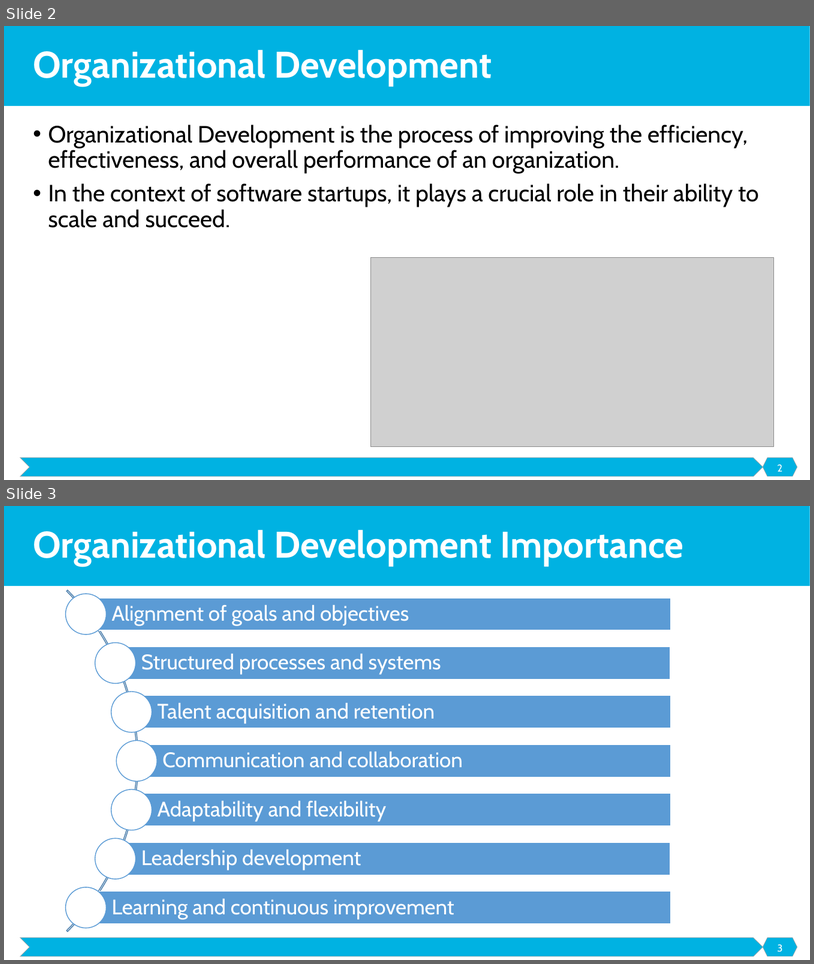
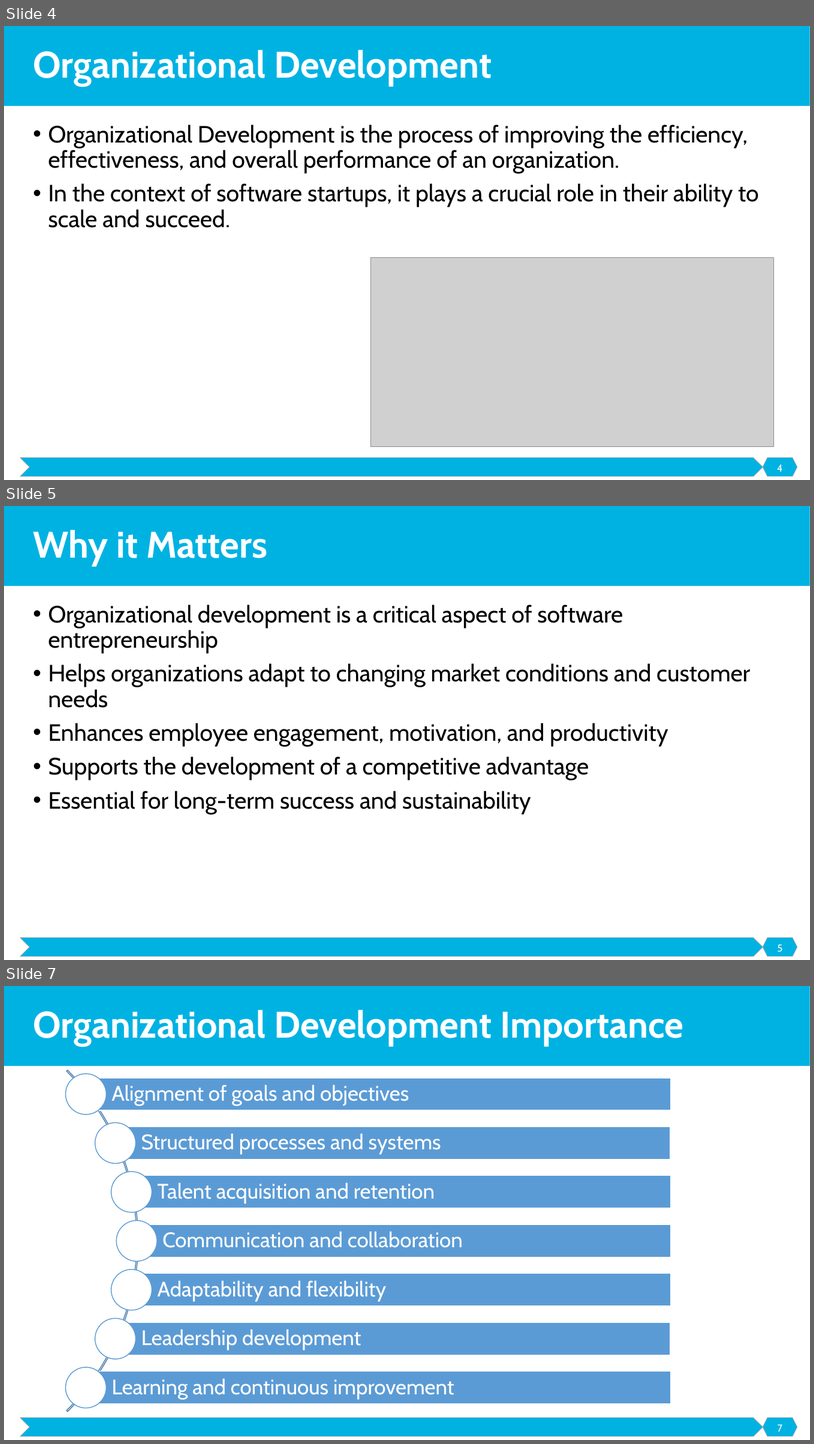
Before and after one commit to malenezi/malenezi, a slide deck: SE495/Lectures/7-Organizational Development/Organizational Development.pptx. Shown one above the other, each under a label of ours: slides 2 and 3 before the commit, slides 4, 5 and 7 after it; the slides between them are not shown. The pictures are 814x964 and 814x1444 pixels, drawn with LibreOffice and Linux fonts; fonts in the diff are those of the drawing; grey boxes stand for pictures. Boxes give left, top, right and bottom in pixels: in the first picture for what was removed or moved away, otherwise in the second. Text is boxed around its words. In the diff, an @@ line names an element or a change of style, - is before the commit and + after.

```diff
--- a/SE495/Lectures/7-Organizational Development/Organizational Development.pptx
+++ b/SE495/Lectures/7-Organizational Development/Organizational Development.pptx
@@ slide 5 added at [4, 506, 810, 960], background #FFFFFF; not listed: 3 template elements that a slide beside it also shows @@
@@ title added at [33, 529, 267, 566], 44 pt, text #FFFFFF, bold @@
+Why it Matters
@@ text added at [48, 604, 750, 814], 28 pt, text #000000 @@
+• Organizational development is a critical aspect of software entrepreneurship
+• Helps organizations adapt to changing market conditions and customer needs
+• Enhances employee engagement, motivation, and productivity
+• Supports the development of a competitive advantage
+• Essential for long-term success and sustainability
@@ page number added at [777, 944, 783, 952], 12 pt, text #FFFFFF @@
+5
@@ what was slide 2 is now slide 4 @@
@@ page number at [777, 464, 783, 471]: text changed @@
-2
+4
@@ what was slide 3 is now slide 7 @@
@@ page number at [778, 1424, 783, 1431]: text changed @@
-3
+7
```
Also in this commit, not shown: 4 slides changed, 32 other slides added, 4 other files.
